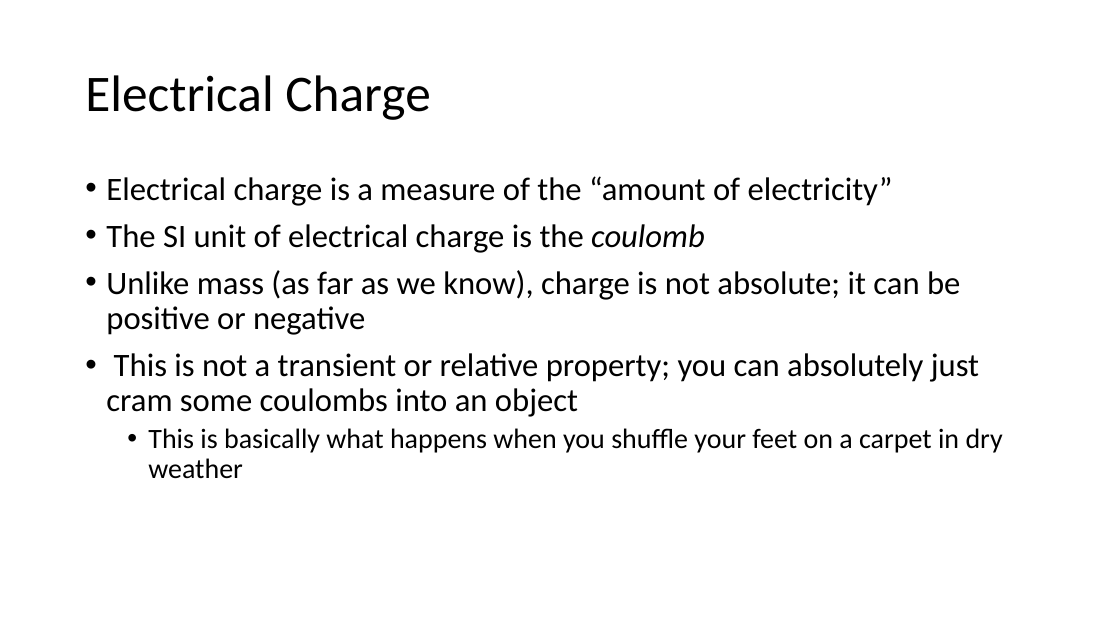
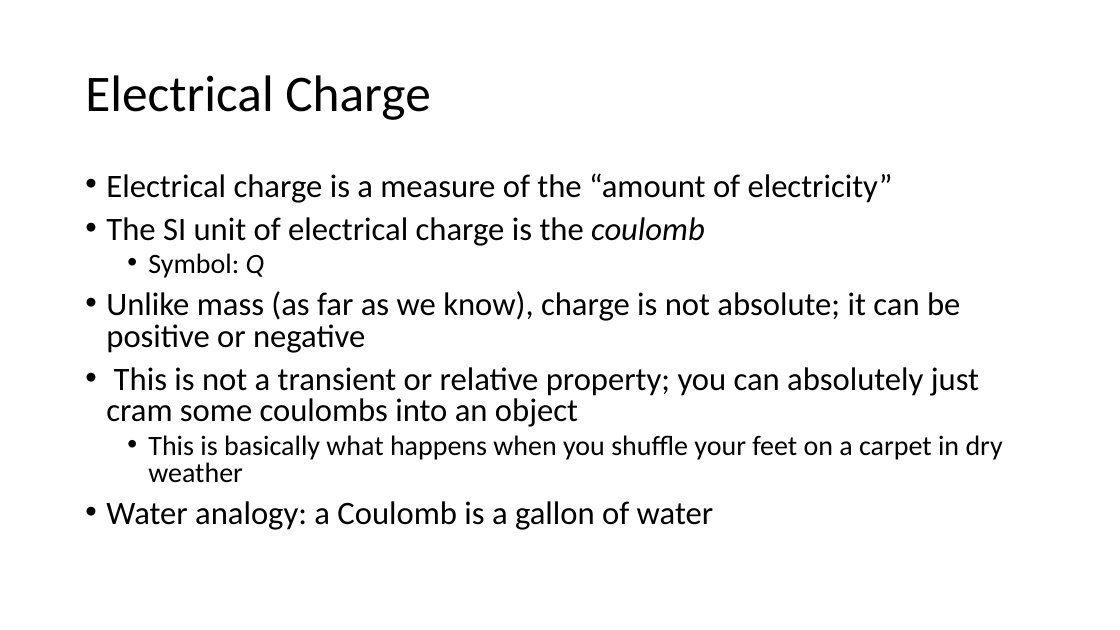
Before and after one commit to carlosgj/FRC-Training, a slide deck: slide 4 of Electronics 101.pptx. Drawn at 1120x630 pixels with LibreOffice and Linux fonts; fonts in the diff are those of the drawing. Boxes give left, top, right and bottom in pixels: in the first picture for what was removed or moved away, otherwise in the second. Text is boxed around its words. In the diff, an @@ line names an element or a change of style, - is before the commit and + after.

```diff
--- a/Electronics 101.pptx
+++ b/Electronics 101.pptx
@@ text at (x1=106, y1=173, x2=1003, y2=483): line spacing 0.9 to 0.8 @@
@@ text at (x1=148, y1=253, x2=265, y2=278): paragraph added @@
+  • Symbol: Q
@@ text at (x1=106, y1=501, x2=713, y2=530): paragraph added @@
+• Water analogy: a Coulomb is a gallon of water
```
Also in this commit, not shown: 3 other slides changed, 11 slides added.
